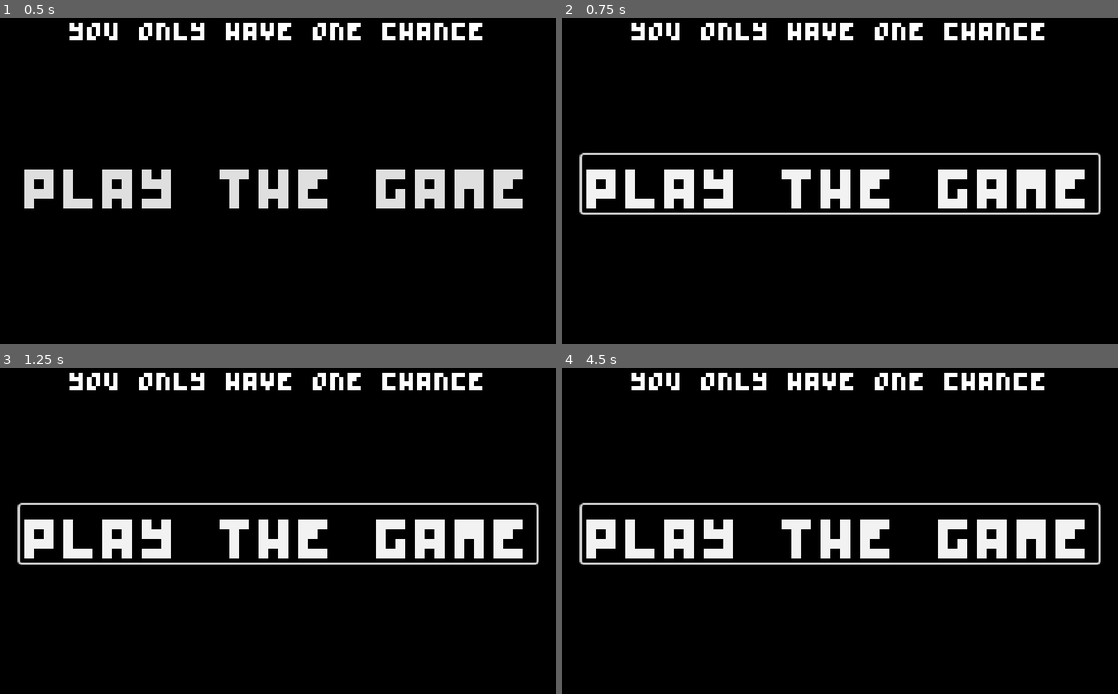
Above: before the commit, frames 1-4 (two rows, left to right).
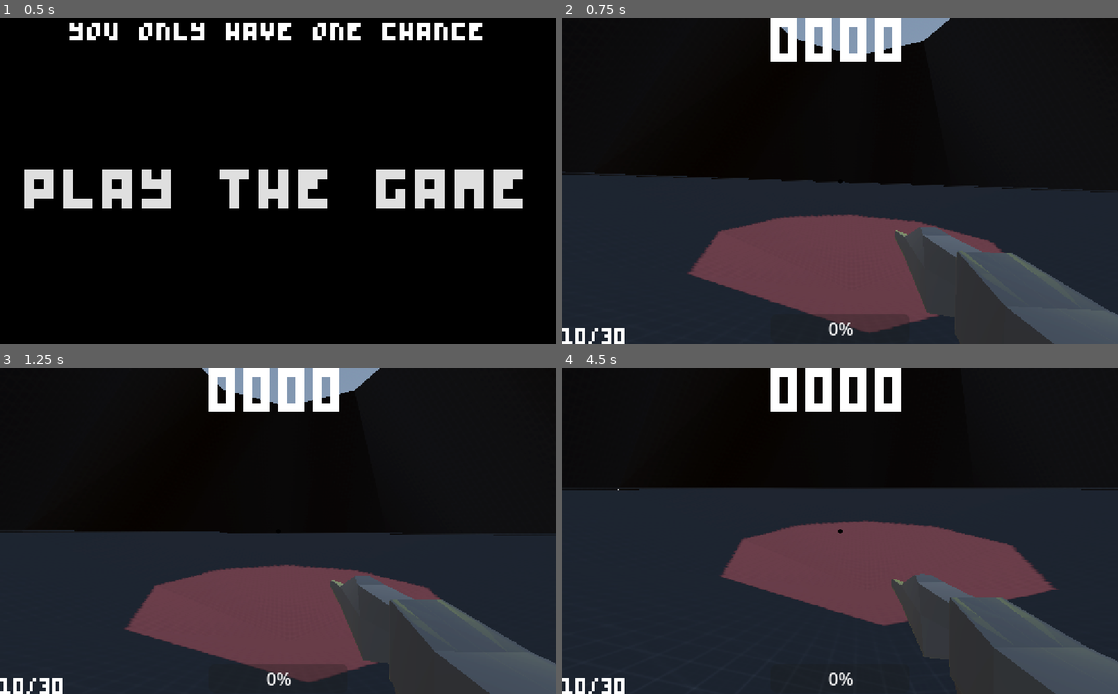
Above: after the commit, the same moments.

Repository: burnt-meat/extrinsic
Game: Godot game, scene res://main_menu.tscn
The game is run twice, just before and just after one commit, with the same random seed, the same clock (stepped at 60 frames per second) and the same inputs.
Inputs (mouse positions are in pixels of both pictures, inside the frame that each line leads up to):
- Up to frame 1 (0.5 s): no input
- Up to frame 2 (0.75 s): click "play the game" at 0.5 s
- Up to frame 3 (1.25 s): no input
- Up to frame 4 (4.5 s): click (840, 534) at 1.25 s, where only the run before the commit has a clickable "play the game"; tap Enter at 2, 3.5 s; move the mouse to (962, 514) at 2.02 s; press the mouse at (962, 514) at 2.03 s; hold D (right) 2.03-2.78 s; tap Space (jump) at 2.27, 2.75, 3.02, 4.25 s; move the mouse to (728, 547) at 2.77 s; release the mouse at (728, 547) at 2.78 s; hold S (back) 2.78-3.53 s; tap 1 (weapon1) at 2.85 s; click (728, 547) at 2.92 s; move the mouse to (895, 459) at 3.52 s; hold D (right) 3.53-4.28 s; tap 2 (weapon2) at 3.6 s; click (895, 459) at 3.67 s; move the mouse to (812, 596) at 4.27 s; hold W (forward) from 4.28 s (still down); click (812, 596) at 4.35 s

Frame 1 is identical in both runs. In frame 2, 56% of the frame differs, in the area x 0-100%, y 0-100%; in frame 3, 56%; in frame 4, 66%.
Error before the commit: Invalid call. Nonexistent function 'change_scene' in base 'SceneTree'. (res://main_menu.tscn::GDScript_gfeht:6)
Error after the commit: Invalid assignment of property or key 'effects' with value of type 'Array' on a base object of type 'Resource (Weapon)'. (res://APIs/GunAPI.gd:50)

Commit message:
Upgrade to Godot 4 Beta 1

Diff:
--- a/main_menu.tscn
+++ b/main_menu.tscn
@@ -8,7 +8,7 @@
 
 
 func _on_button_pressed():
-	get_tree().change_scene(\"res://arena.tscn\")
+	get_tree().change_scene_to_file(\"res://arena.tscn\");
 "
 
 [node name="MainMenu" type="Control"]
@@ -16,9 +16,12 @@
 anchors_preset = 15
 anchor_right = 1.0
 anchor_bottom = 1.0
+grow_horizontal = 2
+grow_vertical = 2
 script = SubResource("GDScript_gfeht")
 
 [node name="ColorRect" type="ColorRect" parent="."]
+layout_mode = 1
 anchors_preset = 15
 anchor_right = 1.0
 anchor_bottom = 1.0
@@ -27,6 +30,7 @@
 color = Color(0, 0, 0, 1)
 
 [node name="Button" type="Button" parent="."]
+layout_mode = 1
 anchors_preset = 8
 anchor_left = 0.5
 anchor_top = 0.5
@@ -44,6 +48,7 @@
 flat = true
 
 [node name="RichTextLabel" type="RichTextLabel" parent="."]
+layout_mode = 1
 anchors_preset = 5
 anchor_left = 0.5
 anchor_right = 0.5
--- a/project.godot
+++ b/project.godot
@@ -60,61 +60,61 @@
 
 jump={
 "deadzone": 0.5,
-"events": [Object(InputEventKey,"resource_local_to_scene":false,"resource_name":"","device":-1,"window_id":0,"store_command":true,"alt_pressed":false,"shift_pressed":false,"meta_pressed":false,"command_pressed":false,"pressed":false,"keycode …(66 unchanged characters)…
+"events": [Object(InputEventKey,"resource_local_to_scene":false,"resource_name":"","device":-1,"window_id":0,"alt_pressed":false,"shift_pressed":false,"ctrl_pressed":false,"meta_pressed":false,"pressed":false,"keycode …(66 unchanged characters)…
 ]
 }
 left={
 "deadzone": 0.5,
-"events": [Object(InputEventKey,"resource_local_to_scene":false,"resource_name":"","device":0,"window_id":0,"store_command":true,"alt_pressed":false,"shift_pressed":false,"meta_pressed":false,"command_pressed":false,"pressed":false,"keycode …(65 unchanged characters)…
+"events": [Object(InputEventKey,"resource_local_to_scene":false,"resource_name":"","device":0,"window_id":0,"alt_pressed":false,"shift_pressed":false,"ctrl_pressed":false,"meta_pressed":false,"pressed":false,"keycode …(65 unchanged characters)…
 ]
 }
 right={
 "deadzone": 0.5,
-"events": [Object(InputEventKey,"resource_local_to_scene":false,"resource_name":"","device":0,"window_id":0,"store_command":true,"alt_pressed":false,"shift_pressed":false,"meta_pressed":false,"command_pressed":false,"pressed":false,"keycode …(65 unchanged characters)…
+"events": [Object(InputEventKey,"resource_local_to_scene":false,"resource_name":"","device":0,"window_id":0,"alt_pressed":false,"shift_pressed":false,"ctrl_pressed":false,"meta_pressed":false,"pressed":false,"keycode …(65 unchanged characters)…
 ]
 }
 forward={
 "deadzone": 0.5,
-"events": [Object(InputEventKey,"resource_local_to_scene":false,"resource_name":"","device":0,"window_id":0,"store_command":true,"alt_pressed":false,"shift_pressed":false,"meta_pressed":false,"command_pressed":false,"pressed":false,"keycode …(65 unchanged characters)…
+"events": [Object(InputEventKey,"resource_local_to_scene":false,"resource_name":"","device":0,"window_id":0,"alt_pressed":false,"shift_pressed":false,"ctrl_pressed":false,"meta_pressed":false,"pressed":false,"keycode …(65 unchanged characters)…
 ]
 }
 back={
 "deadzone": 0.5,
-"events": [Object(InputEventKey,"resource_local_to_scene":false,"resource_name":"","device":0,"window_id":0,"store_command":true,"alt_pressed":false,"shift_pressed":false,"meta_pressed":false,"command_pressed":false,"pressed":false,"keycode …(65 unchanged characters)…
+"events": [Object(InputEventKey,"resource_local_to_scene":false,"resource_name":"","device":0,"window_id":0,"alt_pressed":false,"shift_pressed":false,"ctrl_pressed":false,"meta_pressed":false,"pressed":false,"keycode …(65 unchanged characters)…
 ]
 }
 crouch={
 "deadzone": 0.5,
-"events": [Object(InputEventKey,"resource_local_to_scene":false,"resource_name":"","device":0,"window_id":0,"store_command":true,"alt_pressed":false,"shift_pressed":false,"meta_pressed":false,"command_pressed":false,"pressed":false,"keycode …(71 unchanged characters)…
+"events": [Object(InputEventKey,"resource_local_to_scene":false,"resource_name":"","device":0,"window_id":0,"alt_pressed":false,"shift_pressed":false,"ctrl_pressed":false,"meta_pressed":false,"pressed":false,"keycode …(71 unchanged characters)…
 ]
 }
 shoot={
 "deadzone": 0.5,
-"events": [Object(InputEventMouseButton,"resource_local_to_scene":false,"resource_name":"","device":-1,"window_id":0,"store_command":true,"alt_pressed":false,"shift_pressed":false,"meta_pressed":false,"command_pressed":false,"button_mask":0,"positio …(130 unchanged characters)…
+"events": [Object(InputEventMouseButton,"resource_local_to_scene":false,"resource_name":"","device":-1,"window_id":0,"alt_pressed":false,"shift_pressed":false,"ctrl_pressed":false,"meta_pressed":false,"button_mask":0,"positio …(130 unchanged characters)…
 ]
 }
 sprint={
 "deadzone": 0.5,
-"events": [Object(InputEventKey,"resource_local_to_scene":false,"resource_name":"","device":0,"window_id":0,"store_command":true,"alt_pressed":false,"shift_pressed":false,"meta_pressed":false,"command_pressed":false,"pressed":false,"keycode …(71 unchanged characters)…
+"events": [Object(InputEventKey,"resource_local_to_scene":false,"resource_name":"","device":0,"window_id":0,"alt_pressed":false,"shift_pressed":false,"ctrl_pressed":false,"meta_pressed":false,"pressed":false,"keycode …(71 unchanged characters)…
 ]
 }
 weapon1={
 "deadzone": 0.5,
-"events": [Object(InputEventKey,"resource_local_to_scene":false,"resource_name":"","device":0,"window_id":0,"store_command":true,"alt_pressed":false,"shift_pressed":false,"meta_pressed":false,"command_pressed":false,"pressed":false,"keycode …(65 unchanged characters)…
+"events": [Object(InputEventKey,"resource_local_to_scene":false,"resource_name":"","device":0,"window_id":0,"alt_pressed":false,"shift_pressed":false,"ctrl_pressed":false,"meta_pressed":false,"pressed":false,"keycode …(65 unchanged characters)…
 ]
 }
 weapon2={
 "deadzone": 0.5,
-"events": [Object(InputEventKey,"resource_local_to_scene":false,"resource_name":"","device":0,"window_id":0,"store_command":true,"alt_pressed":false,"shift_pressed":false,"meta_pressed":false,"command_pressed":false,"pressed":false,"keycode …(65 unchanged characters)…
+"events": [Object(InputEventKey,"resource_local_to_scene":false,"resource_name":"","device":0,"window_id":0,"alt_pressed":false,"shift_pressed":false,"ctrl_pressed":false,"meta_pressed":false,"pressed":false,"keycode …(65 unchanged characters)…
 ]
 }
 weapon3={
 "deadzone": 0.5,
-"events": [Object(InputEventKey,"resource_local_to_scene":false,"resource_name":"","device":0,"window_id":0,"store_command":true,"alt_pressed":false,"shift_pressed":false,"meta_pressed":false,"command_pressed":false,"pressed":false,"keycode …(65 unchanged characters)…
+"events": [Object(InputEventKey,"resource_local_to_scene":false,"resource_name":"","device":0,"window_id":0,"alt_pressed":false,"shift_pressed":false,"ctrl_pressed":false,"meta_pressed":false,"pressed":false,"keycode …(65 unchanged characters)…
 ]
 }
 reload={
 "deadzone": 0.5,
-"events": [Object(InputEventKey,"resource_local_to_scene":false,"resource_name":"","device":0,"window_id":0,"store_command":true,"alt_pressed":false,"shift_pressed":false,"meta_pressed":false,"command_pressed":false,"pressed":false,"keycode …(65 unchanged characters)…
+"events": [Object(InputEventKey,"resource_local_to_scene":false,"resource_name":"","device":0,"window_id":0,"alt_pressed":false,"shift_pressed":false,"ctrl_pressed":false,"meta_pressed":false,"pressed":false,"keycode …(65 unchanged characters)…
 ]
 }
Not shown, changed: Assets/Models/boom.glb.import
Not shown, changed: Assets/Models/bullet.glb.import
Not shown, changed: Assets/Models/fish.glb.import
Not shown, changed: Assets/Models/rifle.glb.import
